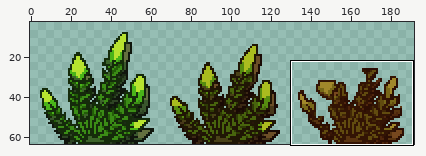
Sprite sheet: TunedBeta/images/environment/Hornwort.png. The first picture is a wide view before the edit; the outline marks the close-up.
Close-up. Before the commit:
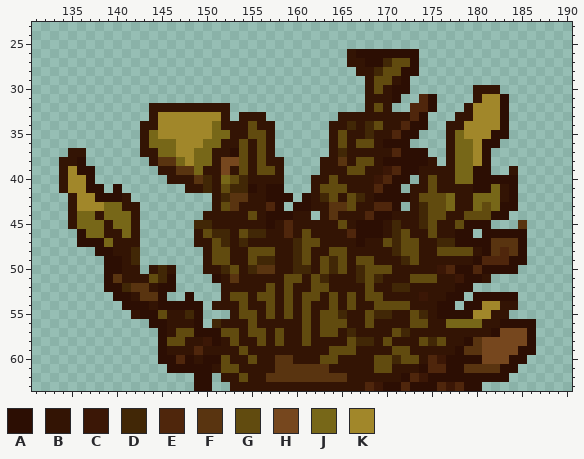
The file is 192x64 pixels. Colours within 5 levels of each other are drawn and written as one. Shown: x 131..190, y 23..63. The wide view leaves out empty margins. The commit also changed other parts of the picture, which this record leaves out.
Palette (. is transparent): A #2c0e03  B #331404  C #3b1706  D #412706  E #4f260c  F #593410  G #614b0f  H #76471e  J #776718  K #a1872a
Pixels before (only the part around the change), first column x 131:
23 ............................................................
24 ............................................................
25 ............................................................
26 ...................................BAAAAAAA.................
27 ...................................BBAADGGA.................
28 ....................................BBDGGAA.................
29 .....................................BGGBA..................
30 .....................................BGBAA.......BBB........
31 .....................................BBBA..EA....BKKA.......
32 .............BBBBBBBBB...............BGB..EEA...BKKKA.......
33 .............BKKKKKKKB.BBB........BBBBBBBBEA...BBKKKA.......
34 ............BBKKKKKKJBBBGBB......BBDBDGBBEAA..BBKKKKA.......
35 ............BJKKKKKKJJBBGGB......BGBBDBBEAA...BJKKKAA.......
36 ............BJJJKKKJJBBGBGB......BGBGGBAAA....BJJKAA........
37 ....BB......BBJJKKJJBBAGBGB......BDBBBBBEAAA..BJJKA.........
38 ...BBA.......BFFJKJJBHHGBGBB....BBFBGGBAAAAAB.BJJKA.........
39 ...BKAA.......BBFFJBBHBGBGGB....BBBGGBBCEAABBBBJJAA..B......
40 ...BKKA........BBBFDBJGDBBBB...BBGBBBBCEAA.BGBBJJAAAAA......
41 ...BKKAA.A.......BBDBGDDABAA...BGGGBBBEAA.BBGBBBBAAJBA......
42 ....BKKAAAB.........BDFFBBAAA.ABDGBGDBAAAABGGGJBBJJJBA......
43 ....BKKKJJBB........BGFBBBEA.AABBFFGBBEEA.BDGGJBBJGJAA......
44 ....BJJBJJJB.......BBBBBGBAAABB.BFBBBEAABBBDGGBBGGGAA.......
45 ....BJJJBJJB......DDBBBBBBABEBBBBBGBAAABDBBDGBBGAAA...F.....
46 .....AJJBBJB......BGDDBGDDBBEBGBBBBEAAABDGBBGBBAA.AAAAA.....
47 .....AAAJBBB......BBGDBDBBBBBDGGBBBBABBGDGGBBDDAAAAFFFA.....
48 .......AABBD.......BGGBBGGGBBDGBBGGBBBBBDGGBBGGGGBAFEFA.....
49 ........AABD.......BGGBBGDDBBDGBGDGBGGBBBDGBBBBBBAEEEAA.....
50 ........AABB.BDB...BBDGBDFFBBDDBGDGBDGGGBBBBBCEAAEAAAA......
51 ........AFBBBGDA....ABFBBBBBGGBGDBBBDGDBBBGGGBBCAAB.........
52 ........AADFFBAA.....BBBBBGBGBBGGBBBBGBBDDBBBBBAA...........
53 .........AABFFA..A...BGGBGGBGBGGBGBGBGGBBBBCBBAA.AAAAA......
54 ..........AAABAAAAA.BBBGBBGBGBGBBGBGBBGGGGBBBAA.AAKKBB......
55 ...........BAAGBBDA...BGGBGBGBGBGGDBBGDDBBGDBAAAAKKBB.......
56 .............AABBBA.DBBBGBBBBBGBGGGBBGBBBBGGBBJJJJBBAAAA....
57 ..............ABGGAAAGGBGGBGBBGBGGBDBBBBGDBBBBBBBBBAHHHA....
58 ..............AGGBBCABGBBGBGBBGBBBBGDDBGBBBGDGBBAFHHHHHA....
59 ..............ABBBEBBBBGBBBBBBBBBGGGBBBBGGBBBBBAFFHHHHAA....
60 ..............AAEABAAGBBGBBFFBBBGGBBBBGGDGGBECAAAAHHHAA.....
61 ...............AAAAABGGBBBBFFFFFFBBBBBGGBBBAEEAAFFFFAA......
62 ..................AA.BBGBBFFFFFFFFFBBBBBBAECAAAAAAAAA.......
63 ..................AA..BBBBBBBBBBBBBBBECAAEAAAECEAA..........
The result:
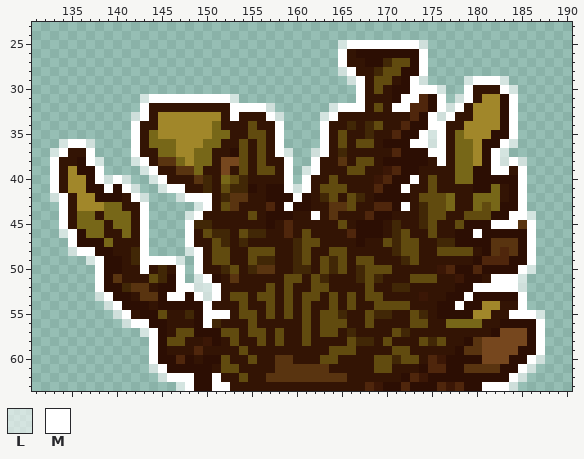
Colours new in this view: L #ffffff96  M #ffffff
What changed:
Changed rows in their new state; - is an unchanged pixel.
first column x 133:
25 --------------------------------LMMMMMMMML-------------
26 --------------------------------M--------M-------------
27 --------------------------------M--------M-------------
28 --------------------------------LM-------M-------------
29 ---------------------------------LM-----ML----LMMML----
30 ----------------------------------M-----MMML--M---ML---
31 ----------LMMMMMMMMML-------------M----MM--M-LM----M---
32 ----------M---------MMMML------LMMM---MM---MLM-----M---
33 ---------LM---------M---ML----LM----------MLM------M---
34 ---------M---------------M----M-----------MM-------M---
35 ---------M---------------M----M----------MLM-------M---
36 -LMML----M---------------M----M---------MMLM------ML---
37 LM--M----M---------------ML--LM-----------MM-----ML----
38 M---ML---LM---------------M--M-------------M-----MLML--
39 M----M----LM--------------M-LM-------------------MM-M--
40 M----MLML--LM-------------M-M-----------M-----------M--
41 M-----M-ML--LMM-----------MLM----------M------------M--
42 LM-------ML---LMMM---------M------------------------M--
43 -M--------M-----LM--------M------------M------------M--
44 -M--------M----LM------------M---------------------MML-
45 -M--------M----M---------------------------------MMM-M-
46 -LM-------M----M-------------------------------M-----M-
47 --M-------M----M-------------------------------------M-
48 --LMM-----M----LM------------------------------------M-
49 ----LM----MMMML-M------------------------------------M-
50 -----M----M---M-M-----------------------------------ML-
51 -----M--------M-LM-------------------------------MMML--
52 -----M--------MMLLM----------------------------MMMMML--
53 -----LM------MM-MLM---------------------------M-----M--
54 ------LM---------M---------------------------M------M--
55 -------LM--------MMM-------------------------------MMML
56 --------LMM------M------------------------------------M
57 ----------LM------------------------------------------M
58 -----------M------------------------------------------M
59 -----------M------------------------------------------M
60 -----------M-----------------------------------------ML
61 -----------LM---------------------------------------ML-
62 ------------LMMM--M--------------------------------ML--
63 --------------LM--MM----------------------------MMML---
